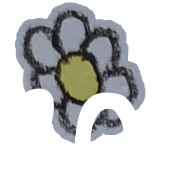
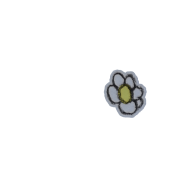
Layered file, before and after one edit (183 x 182). Changes by layer:
renamed "Pasted Layer #2" to "Pasted Layer #5", moved it above "12", painted on it over [15,2,147,144]
renamed "20" to "12", painted on it over [15,38,138,144]
